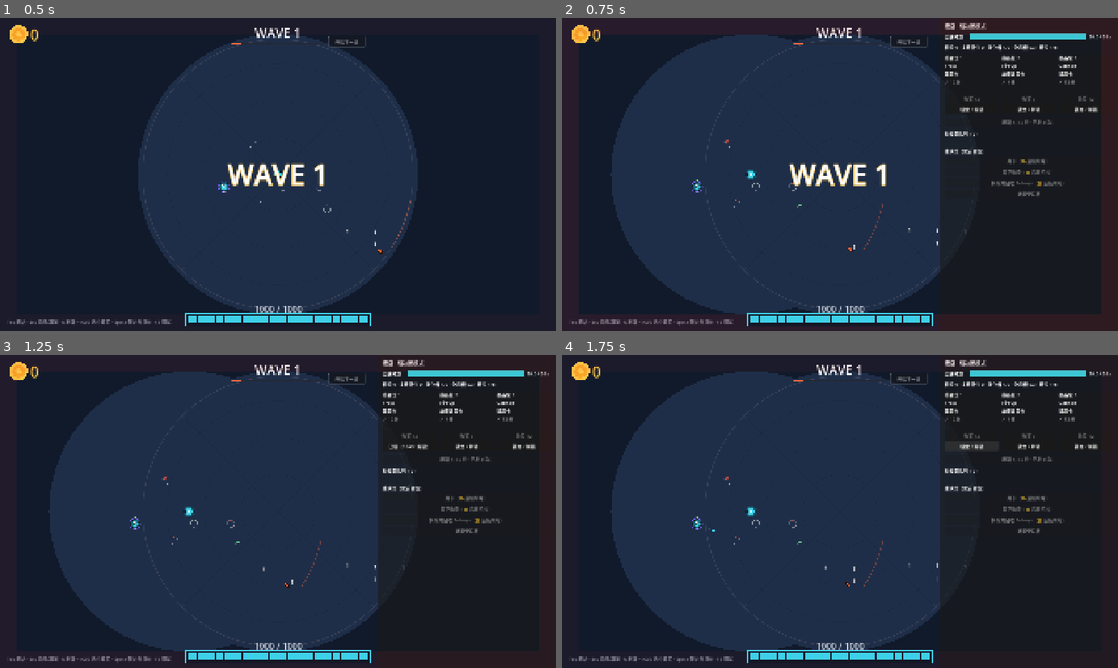
Above: before the commit, frames 1-4 (two rows, left to right).
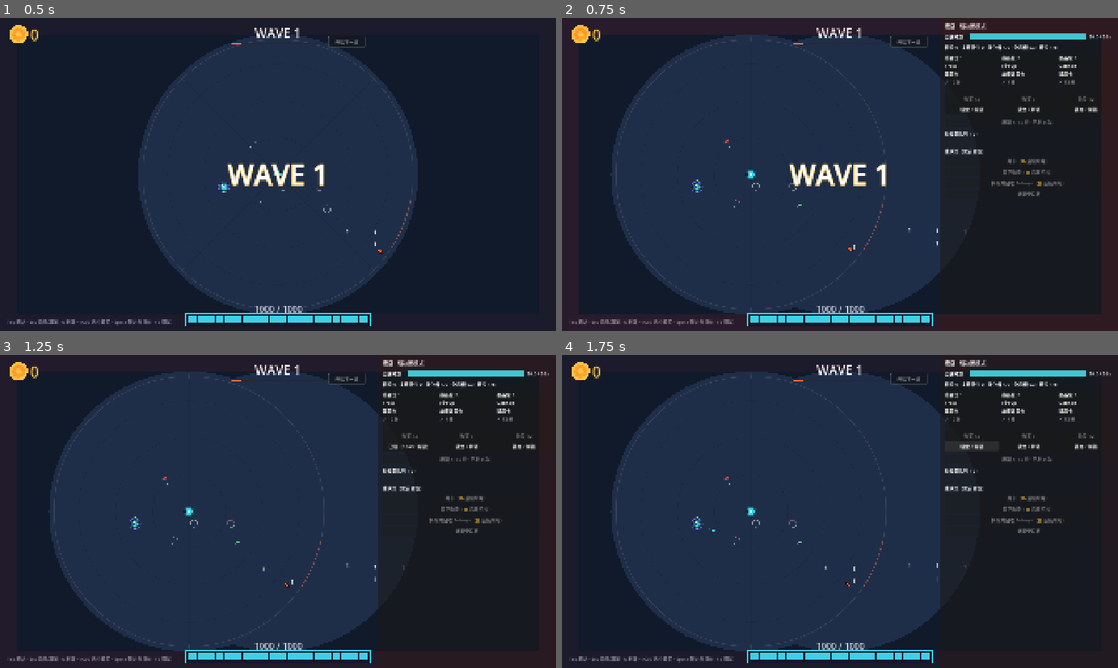
Above: after the commit, the same moments.

Repository: w814929152/corebound
Game: Godot game, scene res://scenes/main.tscn
Same seed, same stepped clock (60 frames per second), same inputs: the game is played once before the commit and once after it.
Inputs (mouse positions are in pixels of both pictures, inside the frame that each line leads up to):
- Up to frame 1 (0.5 s): no input
- Up to frame 2 (0.75 s): tap Enter at 0.5 s; move the mouse to (962, 158) at 0.52 s; tap Tab at 0.6 s; click (962, 158) at 0.67 s
- Up to frame 3 (1.25 s): tap Space at 0.77 s
- Up to frame 4 (1.75 s): click "已锁（Space 解锁）" at 1.25 s

Frame 1 is identical in both runs. In frame 2, 0.3% of the frame differs, in the area x 9-68%, y 6-94%; in frame 3, 0.3%; in frame 4, 0.3%.

Commit message:
fix(vfx): T-P6-07 VFX-C3-01 — C3 缓存键补「几何中心」维（修抽屉开合地面几何错位）+ 永久 cross-state 守卫
quality-lead 独立复核（docs/phase6/vfx-verify.md §VFX-C3-01）查出的**本批次自引入回归**：
- 旧键 Vector3(sc, vs.x, vs.y) 漏了「几何中心 c」的依赖；而 c.x = _field_width()/2 **含「抽屉」维**。
- 1920×1080（高度受限）：抽屉开合 sc 逐位不变（8.4827586207），仅 c.x 位移 −307.2px（960→652.8）
  → 键不变 → _radial_geo 返回旧几何 → 地面几何（环×3 / 放射刻度 / 出生环 / 方位刻度）错位整局。
- 修法（仅此一处，无其它重构）：sig = Vector3(c.x, c.y, sc)。c 已含视口 + 抽屉信息，sc 覆盖 rs。

新增永久回归守卫 tests/run_vfx_cache_guard.gd（headless · SubViewport 钉尺寸 · 桩 time_director 切 drawer）：
- **cross-state（open vs closed）**——同状态对照是自证；缺陷只在状态切换时显形；
- 两档视口：1080（高度受限 · 复现条件）/ 1920（宽度受限 · 对照）；
- G0 场景有效性 / G1 中心跟随 / G2 缓存失效 + 几何跟随 / G3 命中不破（防每帧重建回归）。
- 已注册进 run_tests RADIAL8_GATES → `run_tests -- radial8` 可跑。

🔴 守卫有效性已自证（防假绿）：临时还原旧键 → 守卫在 1080 档 G2 两项 FAIL、exit 1（10/2）；
   恢复修复 → 12/0、exit 0。

纯演出、零玩法、零信号；不碰 wave_director.gd（P2 冻结中）。

自验：默认 run_tests EXIT=0（8 套件 0 失败 · golden/slice2 逐位 · T-E1③ 零文本守护）；
      `-- radial8` EXIT=0（9 项 · 含新增 vfx_cache_guard exit=0）；radial_smoke 9/0；slice3 smoke 25/0。

Diff:
--- a/scripts/ui/monster_layer.gd
+++ b/scripts/ui/monster_layer.gd
@@ -982,10 +982,15 @@
 	return int(time_director.sm.clock()["drawer"]) != 0
 
 
-## 🟠 T-P6-07 C3：静态径向几何缓存（按 `(sc, 视口)` 签名；仅变化时重建）。
+## 🟠 T-P6-07 C3：静态径向几何缓存（按 `(c.x, c.y, sc)` 签名；仅变化时重建）。
+##   🔴 VFX-C3-01 修复（quality-lead `docs/phase6/vfx-verify.md`）：键**必须含几何中心的依赖**。
+##   几何完全由 `(c, rs)` 决定，`rs = SPAWN_RADIUS · sc`；而 `c.x = _field_width()/2` **含「抽屉」维**
+##   —— 抽屉展开使战场宽变窄 → `c.x` 左移，但 **1920×1080（高度受限）下 `sc` 逐位不变**
+##   → 旧键 `Vector3(sc, vs.x, vs.y)` 漏了 `c.x` ⇒ 抽屉开合时缓存不失效 ⇒ 地面几何（环×3 /
+##   放射刻度 / 出生环 / 方位刻度）**错位整局**。⇒ 键改 `(c.x, c.y, sc)`：`c` 已含视口 + 抽屉信息，
+##   `sc` 覆盖 `rs`。守卫见 `tests/run_vfx_cache_guard.gd`（已入 `run_tests -- radial8`）。
 func _radial_geo(sc: float, c: Vector2, rs: float) -> Dictionary:
-	var vs := get_viewport().get_visible_rect().size
-	var sig := Vector3(sc, vs.x, vs.y)
+	var sig := Vector3(c.x, c.y, sc)
 	if sig != _geo_sig:
 		_geo_sig = sig
 		var rings: Array = []
--- a/tests/run_tests.gd
+++ b/tests/run_tests.gd
@@ -80,6 +80,9 @@
 	{"name": "bulwark8", "script": "res://tests/run_slice_bulwark8.gd"},
 	{"name": "panorama8", "script": "res://tests/run_slice_panorama8.gd"},
 	{"name": "attrition8", "script": "res://tests/run_slice_attrition8.gd"},
+	# 🟠 VFX-C3-01 永久守卫（quality-lead 复核增量）：C3 几何缓存「抽屉开合」cross-state 断言。
+	#   慢件（SubViewport + 纯逻辑，无真实帧等待）· 快；headless 可跑。
+	{"name": "vfx_cache_guard", "script": "res://tests/run_vfx_cache_guard.gd"},
 ]
 
 # ② 轻量诊断件：脚本内部恒 quit(0)，无 PASS/FAIL 闸门语义（结果供人工判读）。
--- /dev/null
+++ b/tests/run_vfx_cache_guard.gd
@@ -0,0 +1,126 @@
+extends SceneTree
+##
+## 🟠 T-P6-07 `VFX-C3-01` **永久回归守卫** —— C3 径向几何缓存「抽屉开合」cross-state 断言
+##   （headless · `SubViewport` 钉住视口尺寸 · 桩 `time_director` 切 drawer）
+##
+## 缺陷（quality-lead `docs/phase6/vfx-verify.md` §`VFX-C3-01`）：C3 缓存键曾漏「几何中心 c」维 →
+##   **1920×1080（高度受限）** 下抽屉开合 `sc` 逐位不变、仅 `c.x` 左移（−307.2px）→ 键不变 ⇒
+##   `_radial_geo` 返回旧几何 ⇒ 地面几何（环×3 / 放射刻度 / 出生环 / 方位刻度）**错位整局**。
+##   旧键 `Vector3(sc, vs.x, vs.y)`；修复后键 = `(c.x, c.y, sc)`（`monster_layer.gd` `_radial_geo`）。
+##
+## 🔴 为什么是 **cross-state**（open vs closed）：同状态对照是自证 —— 缺陷恰恰只在**状态切换**时显形，
+##   同状态永远 hit。故本守卫必须比较**两个抽屉态**。
+##
+## 断言（两档视口各跑一遍）：
+##   [G0 场景有效] 该档的 sc 行为符合预期（1080=高度受限→sc 不变「复现条件」；1920=宽度受限→sc 变）
+##   [G1 中心跟随] 抽屉开合 → 几何中心 c.x 左移
+##   [G2 缓存失效] 抽屉开合 → 缓存 **miss**（sig 变）AND 返回几何的 spokes 基点 **跟随新 c**（非停在旧 c）
+##   [G3 命中不破] 同状态重复调用 → 缓存 **hit**（sig 不变）且几何逐位稳定（防「每帧重建」回归）
+##
+## 跑法： <godot> --headless --path . --script res://tests/run_vfx_cache_guard.gd
+##   （亦为 `run_tests -- radial8` 的门禁件之一 → 见 `tests/run_tests.gd` RADIAL8_GATES）
+##
+
+const SPAWN_RADIUS := 55.0
+
+# 桩：只提供 `clock()["drawer"]`（`_field_width()` 唯一读取的抽屉来源）。
+class StubSM:
+	var drawer: int = 0
+	func _init(d: int) -> void:
+		drawer = d
+	func clock() -> Dictionary:
+		# 只补 `_field_width()` 读取的 `drawer`；`state` 供潜在绘制路径容错（本件不绘制）。
+		return {"drawer": drawer, "state": 0}
+
+class StubTD extends Node:
+	var sm: StubSM
+	func _init(s: StubSM) -> void:
+		sm = s
+
+
+var _pass := 0
+var _fail := 0
+var _done := false
+
+
+func _ok(name: String, cond: bool) -> void:
+	print("   [%s] %s" % ["PASS" if cond else "FAIL", name])
+	if cond:
+		_pass += 1
+	else:
+		_fail += 1
+
+
+func _process(_delta: float) -> bool:
+	if _done:
+		return true
+	_done = true
+	var SM = load("res://scripts/geo/space_model.gd")
+	var ML = load("res://scripts/ui/monster_layer.gd")
+	var prev_mode = SM.mode
+	SM.mode = 1   # RADIAL
+	print("=" .repeat(92))
+	print("VFX-C3-01 守卫 · C3 缓存键「几何中心」cross-state 断言（headless · SubViewport 钉尺寸）")
+	print("=" .repeat(92))
+	# 1080：高度受限 → sc 不随抽屉变（复现缺陷条件）；1920：宽度受限 → sc 随抽屉变（对照）。
+	_case(SM, ML, Vector2i(1920, 1080), true)
+	_case(SM, ML, Vector2i(1920, 1920), false)
+	SM.mode = prev_mode   # 防御性回退（本件通常由 run_tests 以子进程拉起，无同进程污染）
+	print("")
+	print("=" .repeat(92))
+	print("VFX-C3-01 守卫汇总：通过 %d 项 / 失败 %d 项" % [_pass, _fail])
+	print("=" .repeat(92))
+	quit(0 if _fail == 0 else 1)
+	return true
+
+
+func _case(SM, ML, sz: Vector2i, expect_sc_equal: bool) -> void:
+	var tag := "%dx%d" % [sz.x, sz.y]
+	print("\n---- [viewport %s] ----" % tag)
+	var sv := SubViewport.new()
+	sv.size = sz
+	root.add_child(sv)
+	var ml = ML.new()
+	sv.add_child(ml)
+	ml.visible = false   # 只测几何/缓存逻辑 → 隐藏节点以抑制 `_draw`（headless 亦会派发 _draw）
+
+	# ---- 抽屉收起（state 0）----
+	ml.time_director = StubTD.new(StubSM.new(0))
+	ml._geo_sig = Vector3(-1.0, -1.0, -1.0)   # 清缓存
+	var c0: Vector2 = ml._to_screen(SM.RADIAL_CORE)
+	var sc0 := float(ml._xform()["sc"])
+	var g0: Dictionary = ml._radial_geo(sc0, c0, SPAWN_RADIUS * sc0)
+	var sig0: Vector3 = ml._geo_sig
+	var spoke0: Vector2 = g0["spokes"][0][0]
+
+	# ---- 抽屉展开（state 1 · cross-state）----
+	ml.time_director = StubTD.new(StubSM.new(1))
+	var c1: Vector2 = ml._to_screen(SM.RADIAL_CORE)
+	var sc1 := float(ml._xform()["sc"])
+	var g1: Dictionary = ml._radial_geo(sc1, c1, SPAWN_RADIUS * sc1)
+	var sig1: Vector3 = ml._geo_sig
+	var spoke1: Vector2 = g1["spokes"][0][0]
+
+	print("   drawer0: sc=%.10f c=(%.4f,%.4f) sig=%s" % [sc0, c0.x, c0.y, str(sig0)])
+	print("   drawer1: sc=%.10f c=(%.4f,%.4f) sig=%s" % [sc1, c1.x, c1.y, str(sig1)])
+	print("   Δc.x=%.4f  sc逐位相等=%s  缓存miss(sig变)=%s  spokes跟c1=%s 停c0=%s"
+		% [c1.x - c0.x, str(sc0 == sc1), str(sig1 != sig0), str(spoke1 == c1), str(spoke1 == c0)])
+
+	# [G0] 场景有效性：本档 sc 行为符合预期（防「该档没复现缺陷条件」的假绿）。
+	_ok("[%s] G0 场景有效：sc 随抽屉 %s（%s档）"
+		% [tag, "不变（复现缺陷条件）" if expect_sc_equal else "改变（对照）",
+		   "高度受限" if expect_sc_equal else "宽度受限"],
+		(sc0 == sc1) == expect_sc_equal)
+	# [G1] 几何中心 c.x 左移（抽屉占宽 → 战场变窄）
+	_ok("[%s] G1 抽屉开合 → 几何中心 c.x 左移    Δc.x=%.4f" % [tag, c1.x - c0.x], c1.x < c0.x - 1.0)
+	# [G2] 缓存 miss + 几何跟随新中心（缺陷核心：旧键在此会「miss=False / 停在 c0」）
+	_ok("[%s] G2 抽屉开合 → 缓存 miss（sig 变）" % tag, sig1 != sig0)
+	_ok("[%s] G2 几何跟随新中心（spokes 基点==c1，非停在 c0）" % tag,
+		spoke1 == c1 and spoke1 != c0)
+	# [G3] 同状态重复调用 → hit（sig 不变）且几何逐位稳定
+	var g1b: Dictionary = ml._radial_geo(sc1, c1, SPAWN_RADIUS * sc1)
+	_ok("[%s] G3 同状态重复调用 → 缓存 hit（sig 不变）" % tag, ml._geo_sig == sig1)
+	_ok("[%s] G3 同状态几何逐位稳定（无随机/无漂移）" % tag,
+		PackedVector2Array(g1["spawn"]) == PackedVector2Array(g1b["spawn"]))
+
+	sv.queue_free()
